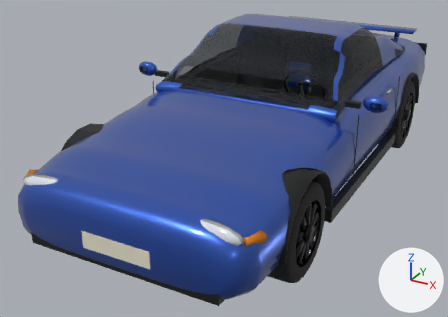
What one commit did to the glTF model assets/models/car_coupe.glb.
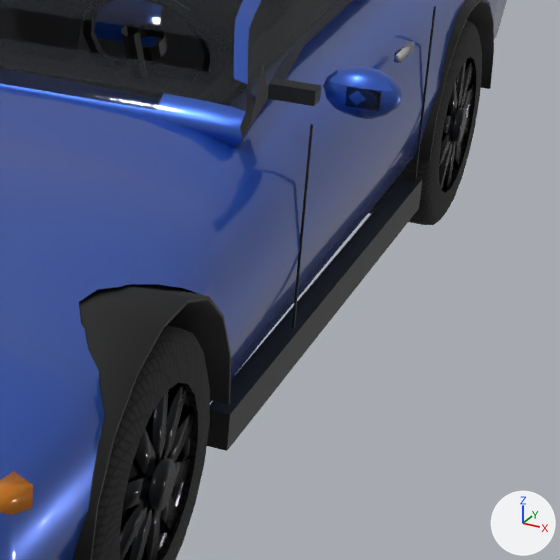
There are two pictures of each version: one whole from a camera (50 mm lens) standing at (2.18, -4.82, 2.48) and looking at (-0.29, -0.33, 0.24), one close up on the part from 57% to 98% of the width and 23% to 82% of the height. Lighting does not change. The marker at lower right points along +X, +Y and +Z. The first two pictures are the older version. Where no turn or scale is listed for an object, it has been applied to the vertices. Vertices at exactly the same position are counted once.

The scene before the commit, as lines of its bpy script (objects in view):
```python
me_coupe_body = bpy.data.meshes.new('coupe_body')
me_coupe_body.from_pydata(...)  # 3132 vertices, 5685 faces; spans x -1.14..1.12, y -2.25..2.35, z 0.2..1.37
me_coupe_body.materials.append(mat_paint)  # blue #1d4fb3
me_coupe_body.materials.append(mat_glass)  # black #141a21
me_coupe_body.materials.append(mat_trim)  # black #111214
me_coupe_body.materials.append(mat_chrome)  # light grey #d8dadc
me_coupe_body.materials.append(mat_headlight)  # white #e8eef5
me_coupe_body.materials.append(mat_taillight)  # red #8a0b0b
me_coupe_body.materials.append(mat_indicator)  # orange #d27a10
me_coupe_body.materials.append(mat_interior)  # black #2a2b2e
me_coupe_body.materials.append(mat_plate)  # pale yellow #e9e4cf
me_wheel_fl = bpy.data.meshes.new('wheel_FL')
me_wheel_fl.from_pydata(...)  # 460 vertices, 824 faces; spans x -0.13..0.143, y -0.35..0.35, z -0.35..0.35
# faces by material slot: [280, 492, 52]
me_wheel_fl.materials.append(mat_tire)  # picture img_tread
me_wheel_fl.materials.append(mat_rim)  # black #2a2b2e
me_wheel_fl.materials.append(mat_brake)  # dark grey #4a4b4e
me_wheel_rl = bpy.data.meshes.new('wheel_RL')
me_wheel_rl.from_pydata(...)  # 460 vertices, 824 faces; spans x -0.13..0.143, y -0.35..0.35, z -0.35..0.35
# faces by material slot: [280, 492, 52]
me_wheel_rl.materials.append(mat_tire)  # picture img_tread
me_wheel_rl.materials.append(mat_rim)  # black #2a2b2e
me_wheel_rl.materials.append(mat_brake)  # dark grey #4a4b4e
ob_body = bpy.data.objects.new('Body', me_coupe_body)
ob_body.location = (0.0, 0.0, 0.0)
ob_wheel_fl = bpy.data.objects.new('wheel_FL', me_wheel_fl)
ob_wheel_fl.location = (0.81, -1.38, 0.35)
ob_wheel_rl = bpy.data.objects.new('wheel_RL', me_wheel_rl)
ob_wheel_rl.location = (0.81, 1.3, 0.35)
# also in view: 'Door_L' at (0.87, 0.15, 0.83)
```
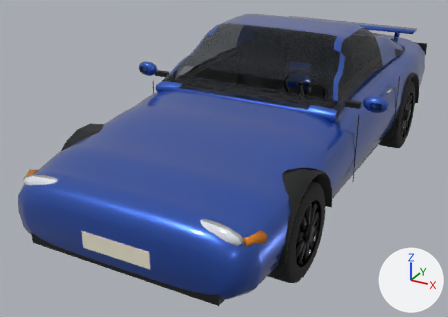
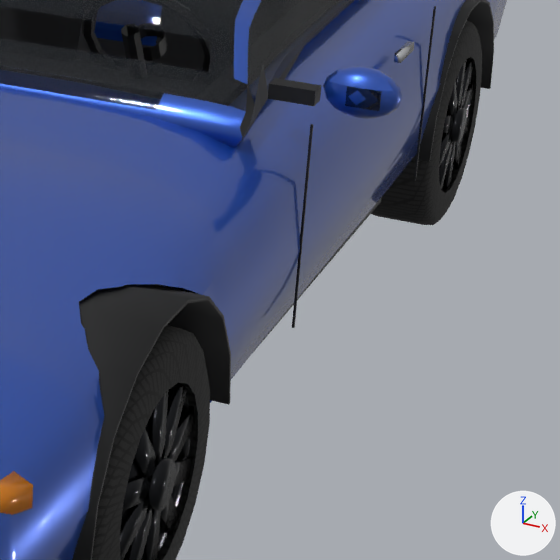
Changed parts and their boxes (x1, y1, x2, y2) in the close-ups (560 x 560 px; the box of a moved part takes in the faces that stretch with it):
part 1 of me_coupe_body, moved or reshaped (mostly hidden afterwards): before (207, 176, 422, 451); after (250, 198, 381, 356)

Edits to the bpy script that builds the scene:
```text
Change me_coupe_body:
    where me_coupe_body.from_pydata(...)  # 3132 vertices, 5685 faces; spans x -1.14..1.12, y -2.25..2.35, z 0.2..1.37
    used by ob_body; location = (0.0, 0.0, 0.0)
    me_coupe_body part 1
    me_coupe_body.vertices[2178].co: (0.88, -0.93, 0.21) -> (0.78, -0.88, 0.23)
    me_coupe_body.vertices[2179].co: (0.88, -0.93, 0.31) -> (0.78, -0.88, 0.31)
    me_coupe_body.vertices[2180].co: (0.88, 0.85, 0.21) -> (0.78, 0.8, 0.23)
    me_coupe_body.vertices[2181].co: (0.88, 0.85, 0.31) -> (0.78, 0.8, 0.31)  # pixel (403, 175) -> not seen
    me_coupe_body.vertices[2182].co: (0.94, -0.93, 0.21) -> (0.83, -0.88, 0.23)  # pixel (227, 451) -> not seen
    me_coupe_body.vertices[2183].co: (0.94, -0.93, 0.31) -> (0.83, -0.88, 0.31)  # pixel (229, 414) -> not seen
    me_coupe_body.vertices[2184].co: (0.94, 0.85, 0.21) -> (0.83, 0.8, 0.23)  # pixel (418, 208) -> pixel (380, 201)
    me_coupe_body.vertices[2185].co: (0.94, 0.85, 0.31) -> (0.83, 0.8, 0.31)  # pixel (422, 179) -> not seen
    me_coupe_body.vertices[2496].co: (0.88, -0.45, 0.21) -> (0.78, -0.45, 0.23)
    me_coupe_body.vertices[2497].co: (0.88, -0.45, 0.31) -> (0.78, -0.45, 0.31)  # pixel (271, 332) -> not seen
    me_coupe_body.vertices[2498].co: (0.94, -0.45, 0.21) -> (0.83, -0.45, 0.23)  # pixel (290, 371) -> pixel (250, 355)
    me_coupe_body.vertices[2499].co: (0.94, -0.45, 0.31) -> (0.83, -0.45, 0.31)  # pixel (293, 337) -> not seen
    me_coupe_body.vertices[2508].co: (0.88, 0.75, 0.31) -> (0.78, 0.75, 0.31)  # pixel (394, 186) -> not seen
    me_coupe_body.vertices[2509].co: (0.94, 0.75, 0.21) -> (0.83, 0.75, 0.23)  # pixel (410, 219) -> pixel (376, 207)
    me_coupe_body.vertices[2512].co: (0.88, 0.75, 0.21) -> (0.78, 0.75, 0.23)
    me_coupe_body.vertices[2513].co: (0.94, 0.75, 0.31) -> (0.83, 0.75, 0.31)  # pixel (413, 189) -> not seen
```
